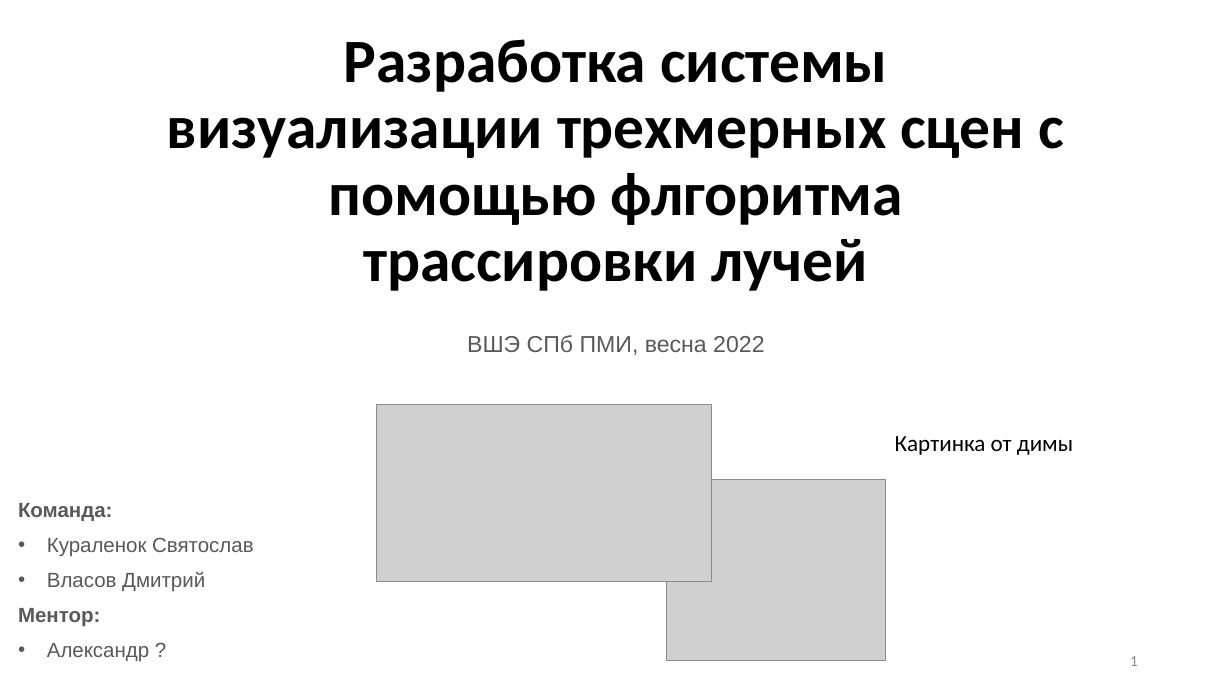
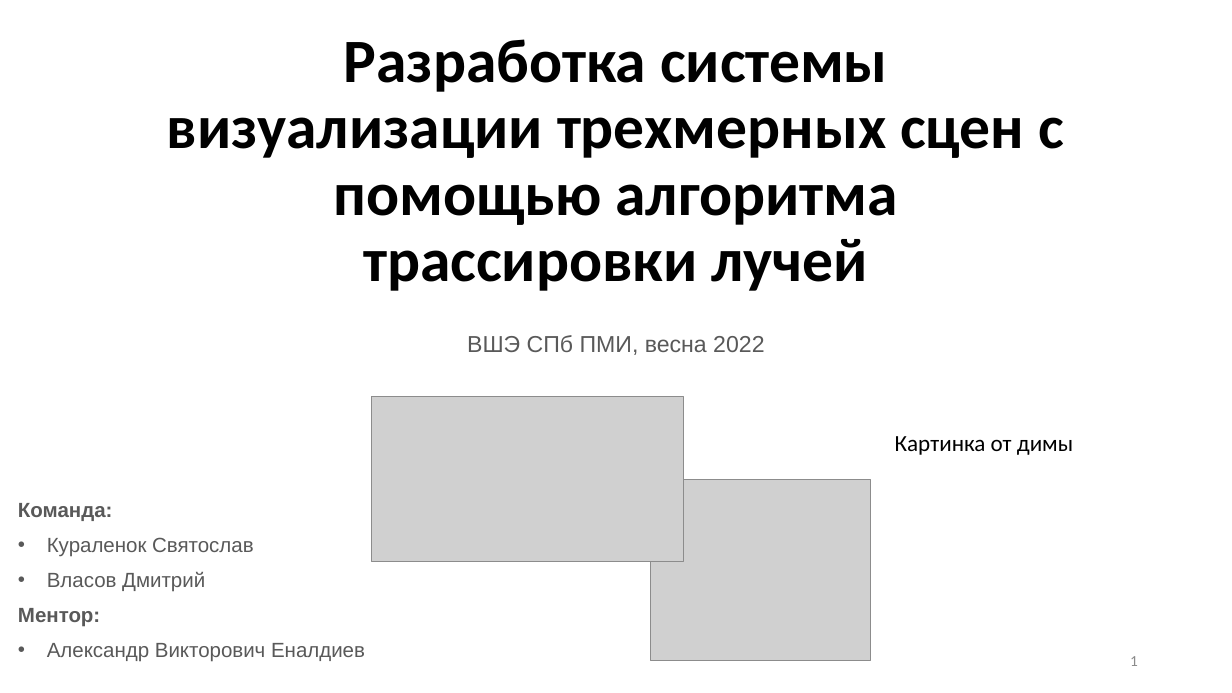
Before and after one commit to DmitriyVlasovDV1/CppRMRT, a slide deck: slide 1 of doc/presentation.pptx. Drawn at 1232x693 pixels with LibreOffice and Linux fonts; fonts in the diff are those of the drawing; grey boxes stand for pictures. Boxes give left, top, right and bottom in pixels: in the first picture for what was removed or moved away, otherwise in the second. Text is boxed around its words. In the diff, an @@ line names an element or a change of style, - is before the commit and + after.

```diff
--- a/doc/presentation.pptx
+++ b/doc/presentation.pptx
@@ title at (167, 39, 1064, 291): text changed @@
-Разработка системы визуализации трехмерных сцен с помощью флгоритма трассировки лучей
+Разработка системы визуализации трехмерных сцен с помощью алгоритма трассировки лучей
@@ picture: place and size @@
-picture at (377, 405, 712, 581)
+picture at (372, 396, 684, 561)
@@ picture: place and size @@
-picture at (666, 480, 885, 661)
+picture at (651, 480, 870, 661)
@@ text at (47, 643, 365, 662): text changed @@
-• Александр ?
+• Александр Викторович Еналдиев
```
Also in this commit, not shown: 1 other slide changed, 8 other files.
